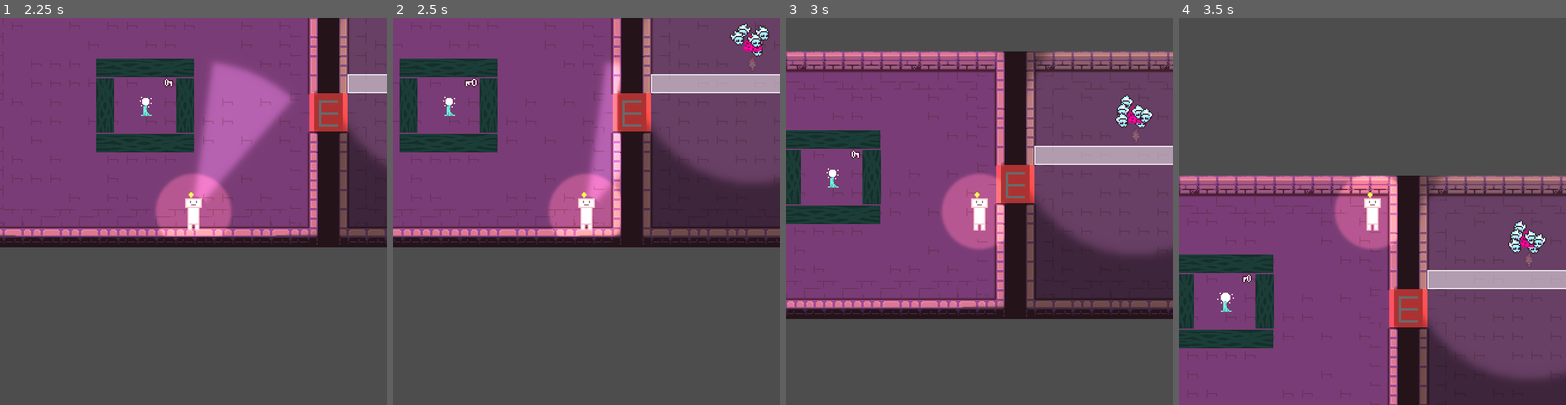
Above: before the commit, frames 1-4 (left to right).
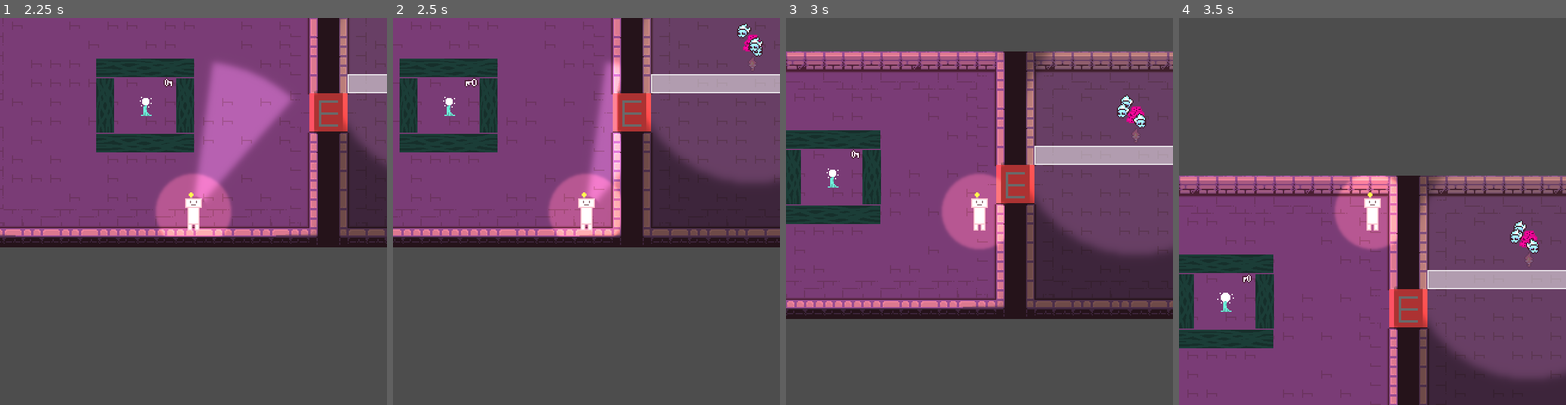
Above: after the commit, the same moments.

Repository: CookieCherith0969/GDM-Assignment-4
Game: Godot game, scene res://Scenes/Levels/Tutorial.tscn
Two runs of this game, one before a commit and one after it. Both use one fixed random seed, a clock stepped at 60 frames per second and the inputs below.
Inputs (mouse positions are in pixels of both pictures, inside the frame that each line leads up to):
- Up to frame 1 (2.25 s): tap Enter at 0.5 s; move the mouse to (278, 192) at 0.52 s; hold D (Right) 0.53-1.28 s; hold Space (Light) 0.53-1.28 s; move the mouse to (116, 230) at 1.27 s; hold S (Down) 1.28-2.03 s; tap Space (Light) at 1.35 s; move the mouse to (232, 126) at 2.02 s; hold D (Right) from 2.03 s (still down); hold Space (Light) from 2.03 s (still down)
- Up to frame 2 (2.5 s): keep holding D (Right); keep holding Space (Light)
- Up to frame 3 (3 s): move the mouse to (960, 288) at 2.77 s; release D (Right) at 2.78 s; release Space (Light) at 2.78 s; hold W (Up) from 2.78 s (still down); tap Space (Light) at 2.85 s
- Up to frame 4 (3.5 s): keep holding W (Up)

Frame 1 is identical in both runs. In frame 2, 0.3% of the frame differs, in the area x 87-98%, y 1-9%; in frame 3, 0.3%; in frame 4, 0.3%.

Commit message:
Removed duplicate hive

Diff:
--- a/Scenes/Levels/Tutorial.tscn
+++ b/Scenes/Levels/Tutorial.tscn
@@ -94,10 +94,6 @@
 lights_lightables = false
 radius = 100.0
 
-[node name="Hive" parent="." instance=ExtResource("10_6yq8q")]
-position = Vector2(517, 4)
-scout_num = 3
-
 [node name="lightOn" type="AudioStreamPlayer2D" parent="."]
 position = Vector2(0, 1)
 stream = ExtResource("11_r32bg")
Not shown: 1 places in Scenes/Levels/Tutorial.tscn that only renumber resources
